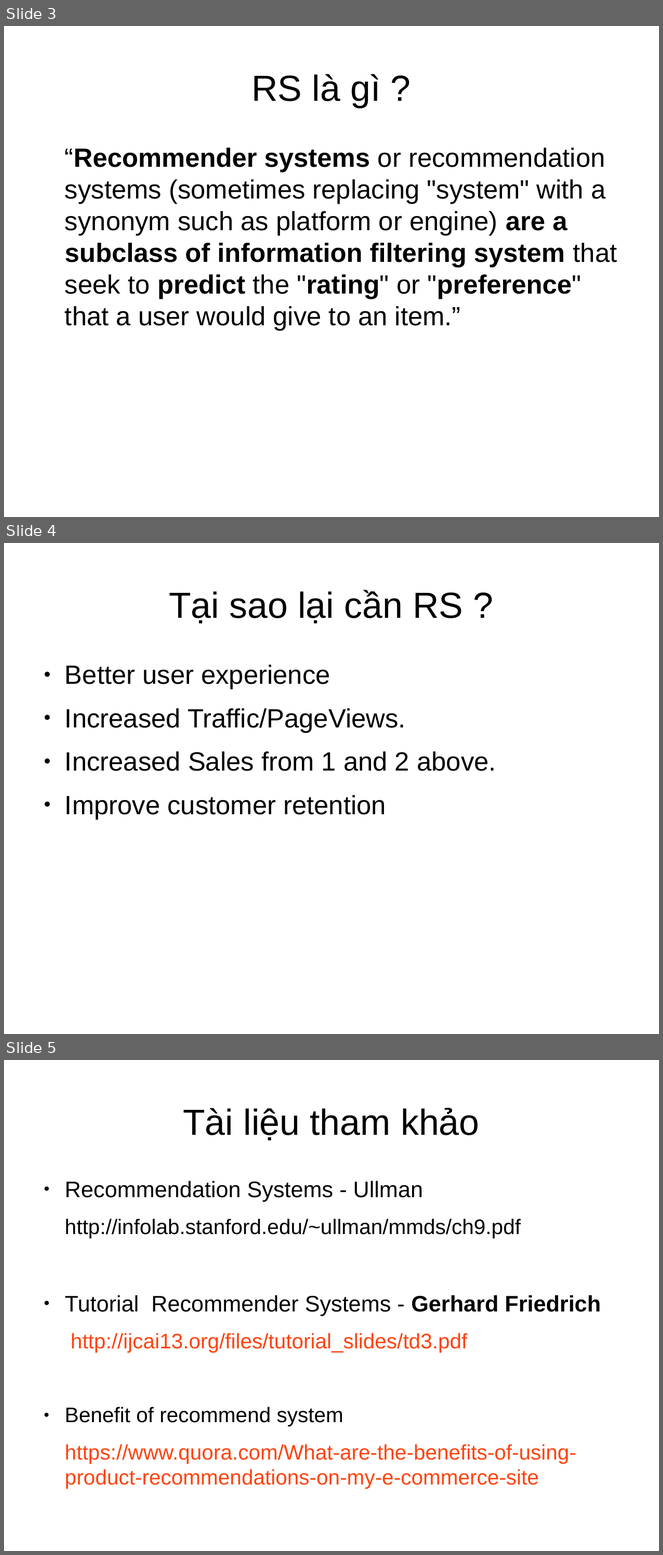
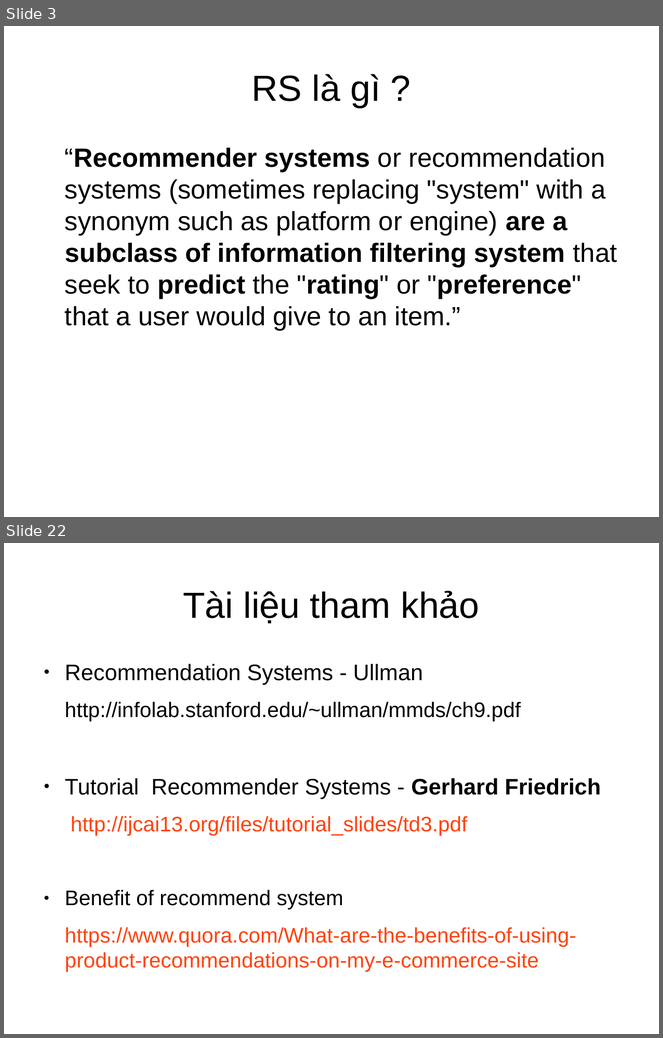
Before and after one commit to dungyeutrang/document, a slide deck: RS.odp. Shown one above the other, each under a label of ours: slides 3, 4 and 5 before the commit, slides 3 and 22 after it; the slides between them are not shown. The pictures are 663x1555 and 663x1038 pixels, drawn with LibreOffice and Linux fonts; fonts in the diff are those of the drawing. Boxes give left, top, right and bottom in pixels: in the first picture for what was removed or moved away, otherwise in the second. Text is boxed around its words. In the diff, an @@ line names an element or a change of style, - is before the commit and + after.

```diff
--- a/RS.odp
+++ b/RS.odp
@@ slide 4 removed at [4, 543, 659, 1034], background #FFFFFF @@
@@ title removed at [169, 590, 463, 624] @@
-Tại sao lại cần RS ?
@@ text removed at [65, 665, 496, 820] @@
-● Better user experience
-● Increased Traffic/PageViews.
-● Increased Sales from 1 and 2 above.
-● Improve customer retention
@@ what was slide 5 is now slide 22 @@
```
Also in this commit, not shown: 1 slide changed, 18 slides added, 1 other file.
